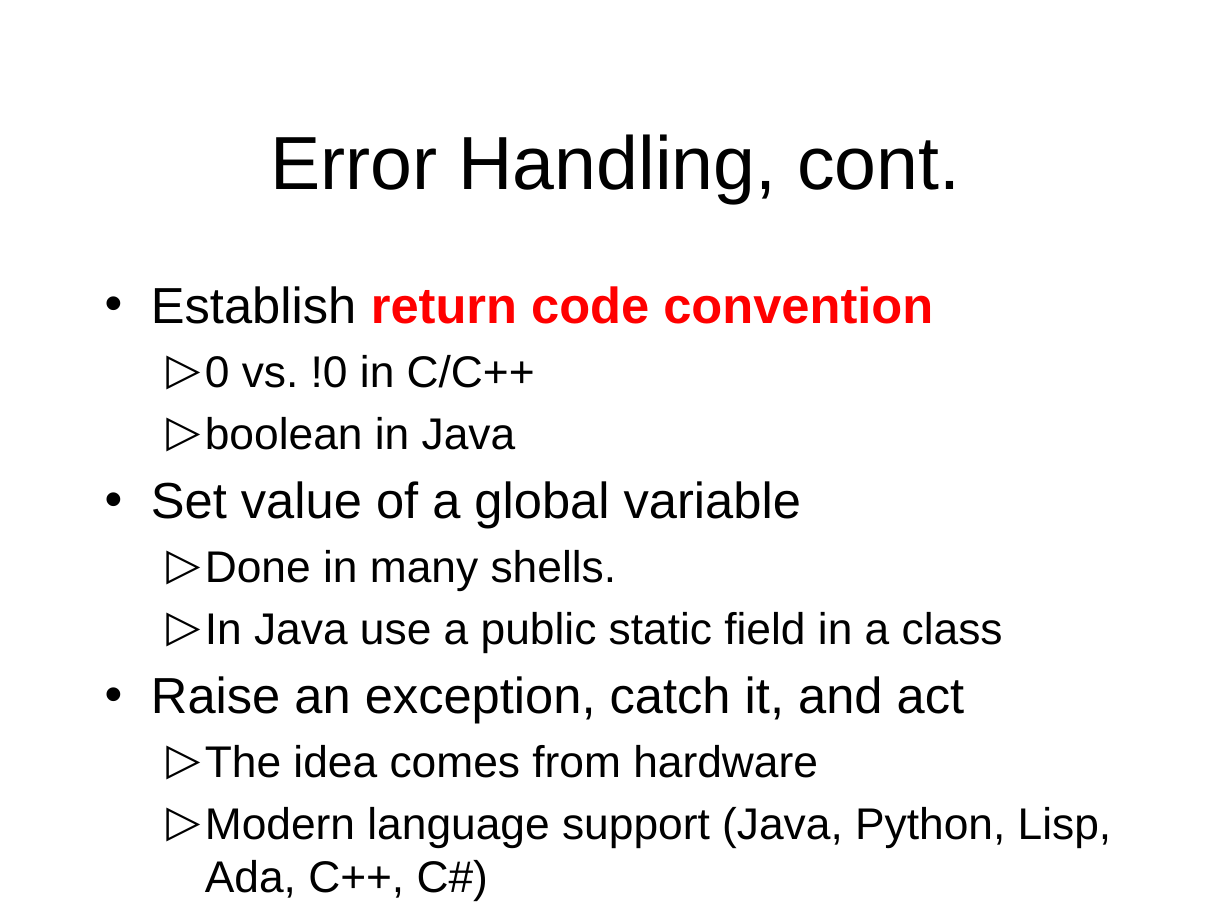
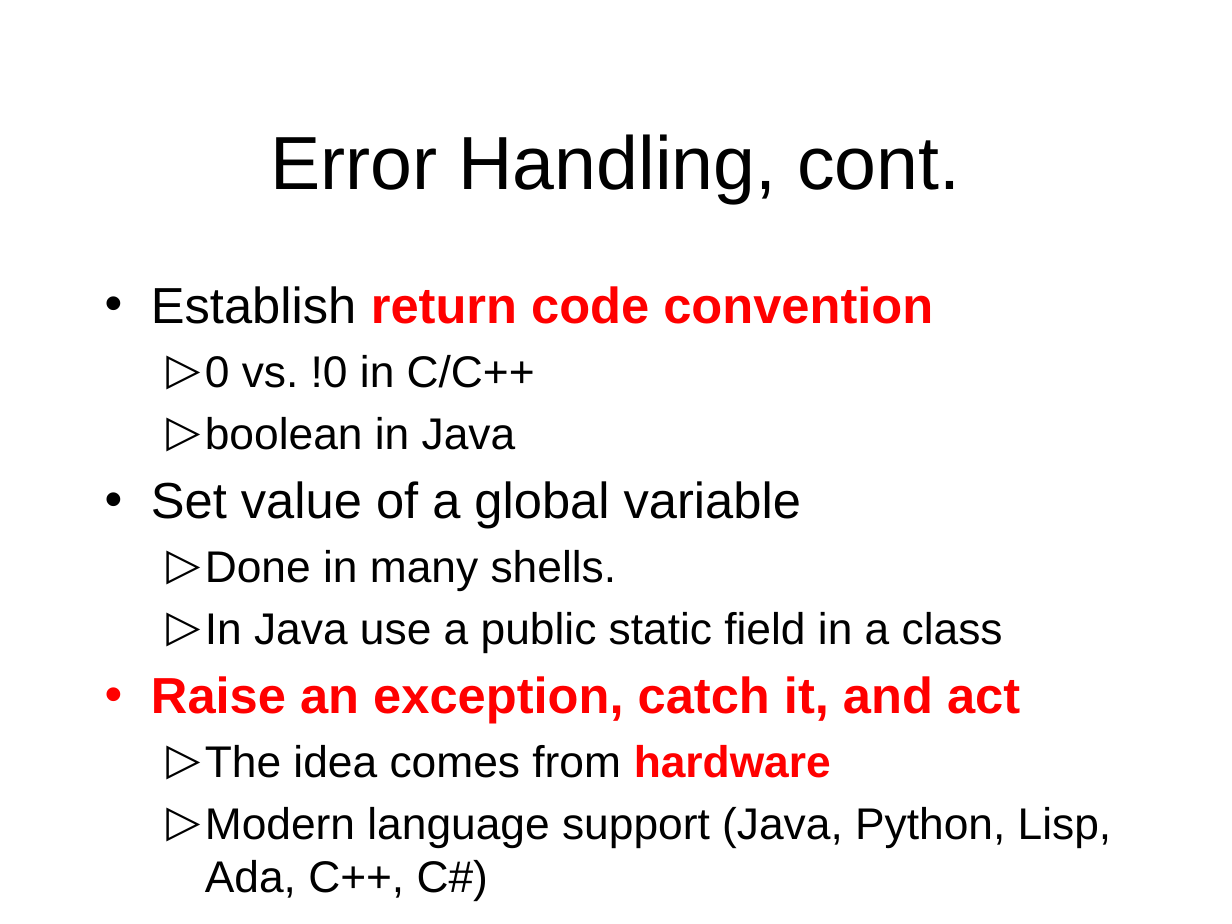
Before and after one commit to octaviordz/zjnu2017.github.io, a slide deck: slide 9 of OOP/lectures/060--Internal.Classes.and.Exceptions.pptx. Drawn at 1232x924 pixels with LibreOffice and Linux fonts; fonts in the diff are those of the drawing. Boxes give left, top, right and bottom in pixels: in the first picture for what was removed or moved away, otherwise in the second. Text is boxed around its words. In the diff, an @@ line names an element or a change of style, - is before the commit and + after.

```diff
--- a/OOP/lectures/060--Internal.Classes.and.Exceptions.pptx
+++ b/OOP/lectures/060--Internal.Classes.and.Exceptions.pptx
@@ text at [151, 676, 1020, 778]: text colour #000000 to #FF0000, bold on in "Raise an exception, catch it, and act", "hardware" @@
```
Also in this commit, not shown: 15 other slides changed, 1 other file.
